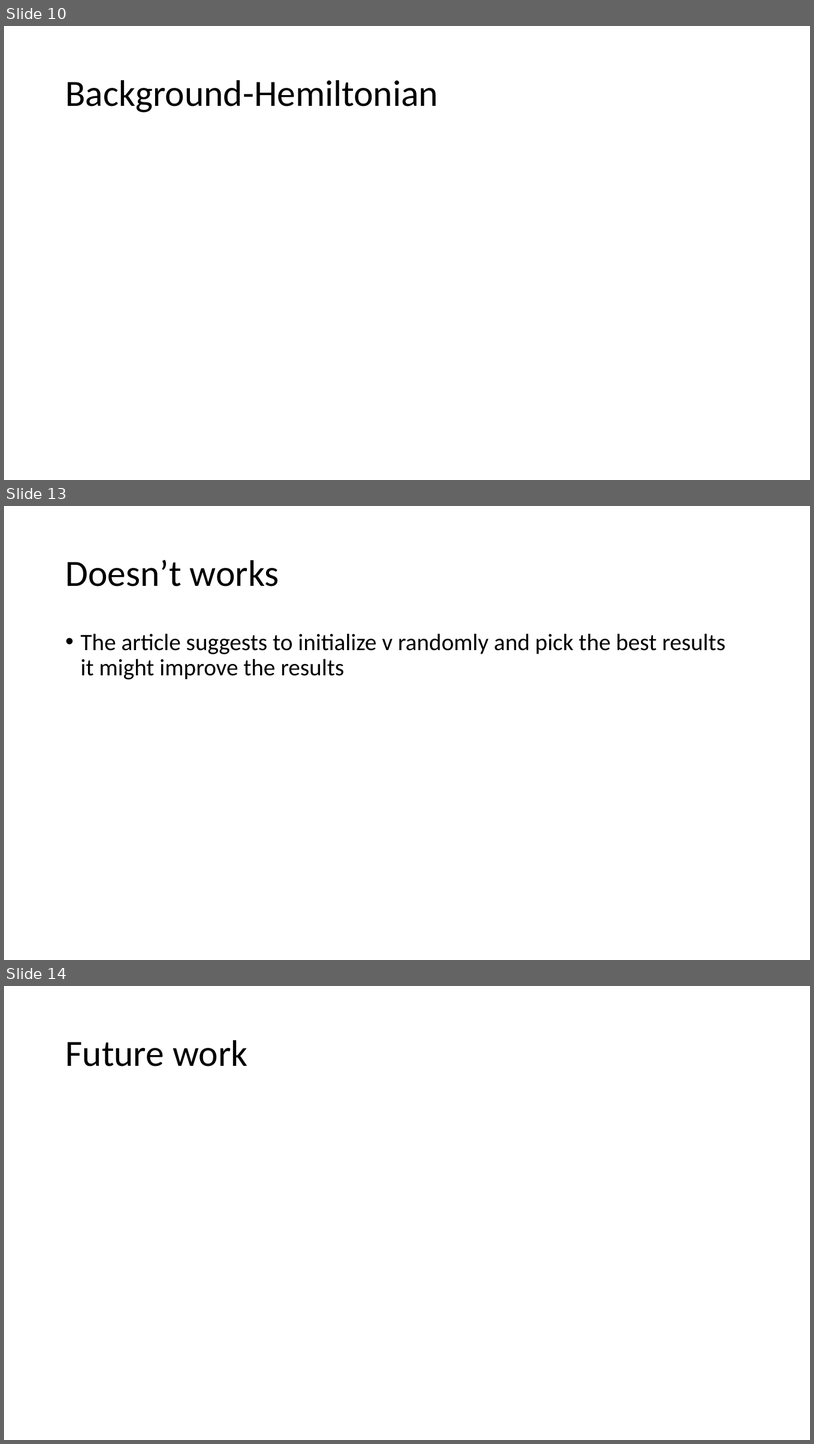
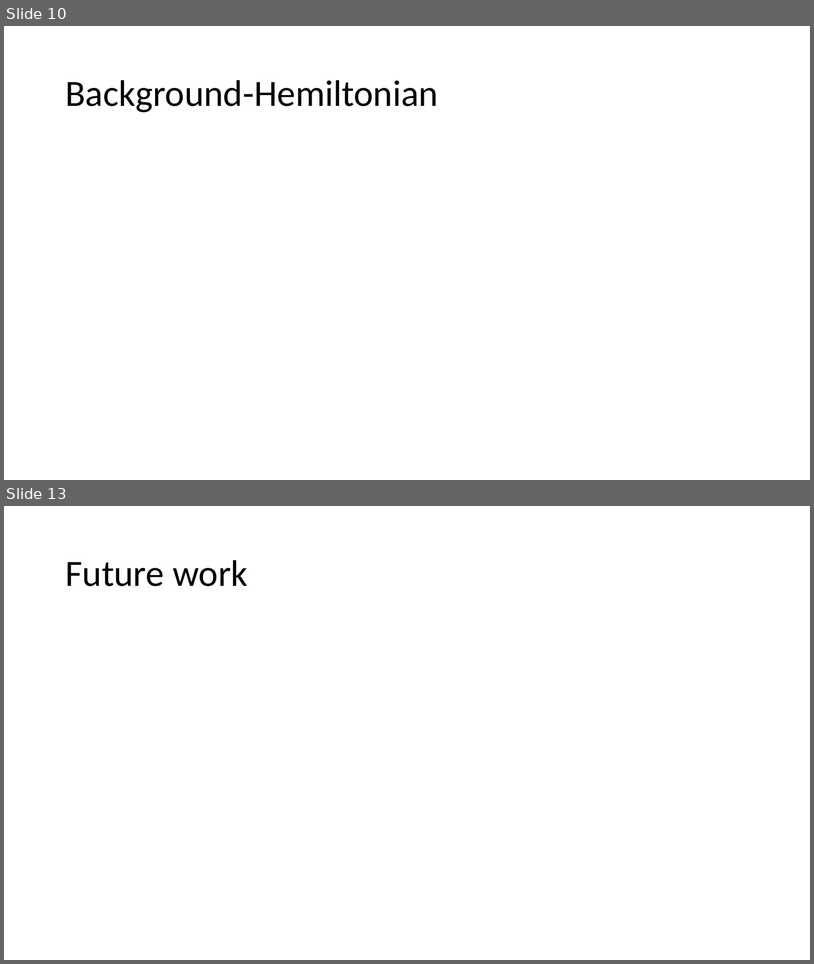
Before and after one commit to tsachiblau/geometricComputerVisionProject, a slide deck: Presentation.pptx. Shown one above the other, each under a label of ours: slides 10, 13 and 14 before the commit, slides 10 and 13 after it; the slides between them are not shown. The pictures are 814x1444 and 814x964 pixels, drawn with LibreOffice and Linux fonts; fonts in the diff are those of the drawing; grey boxes stand for pictures. Boxes give left, top, right and bottom in pixels: in the first picture for what was removed or moved away, otherwise in the second. Text is boxed around its words. In the diff, an @@ line names an element or a change of style, - is before the commit and + after.

```diff
--- a/Presentation.pptx
+++ b/Presentation.pptx
@@ slide 13 removed at (4,506,810,960), background #FFFFFF @@
@@ title removed at (65,560,279,586) @@
-Doesn’t works
@@ text removed at (81,633,726,679) @@
-• The article suggests to initialize v randomly and pick the best results
-  it might improve the results
@@ what was slide 14 is now slide 13 @@
```
Also in this commit, not shown: 6 slides changed, 1 slide added, 1 other slide removed, 3 other files.
